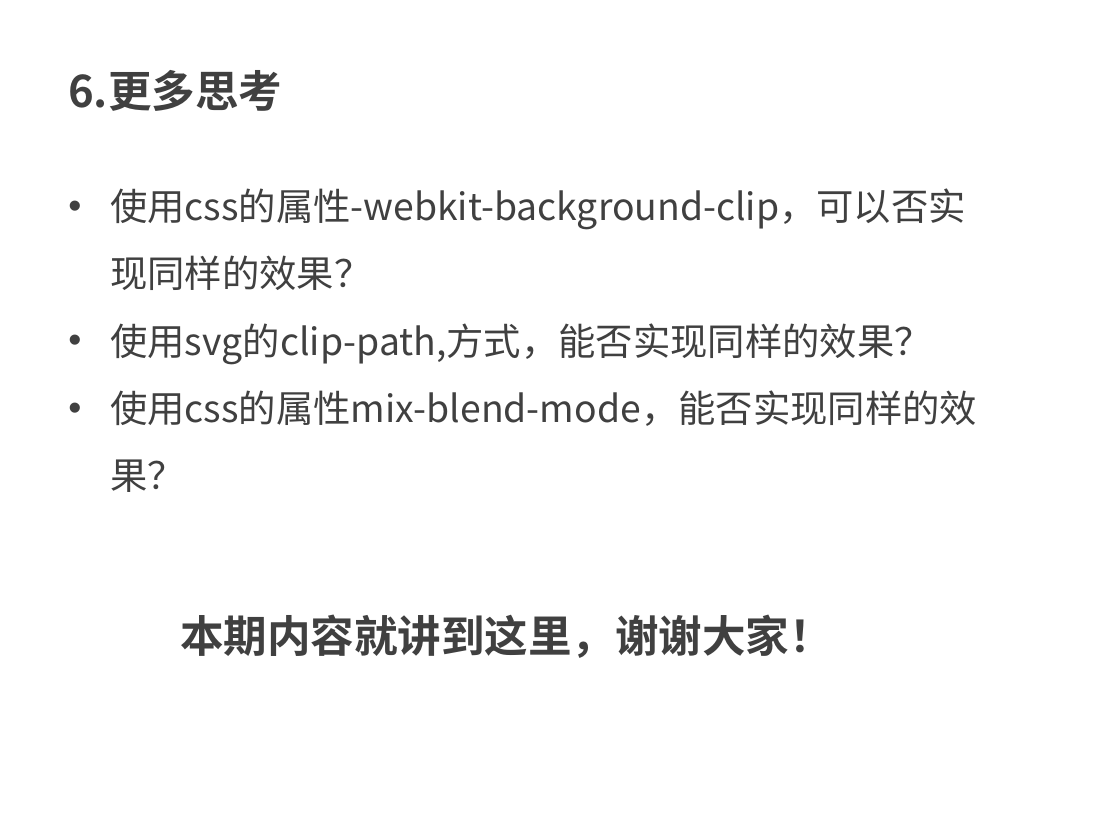
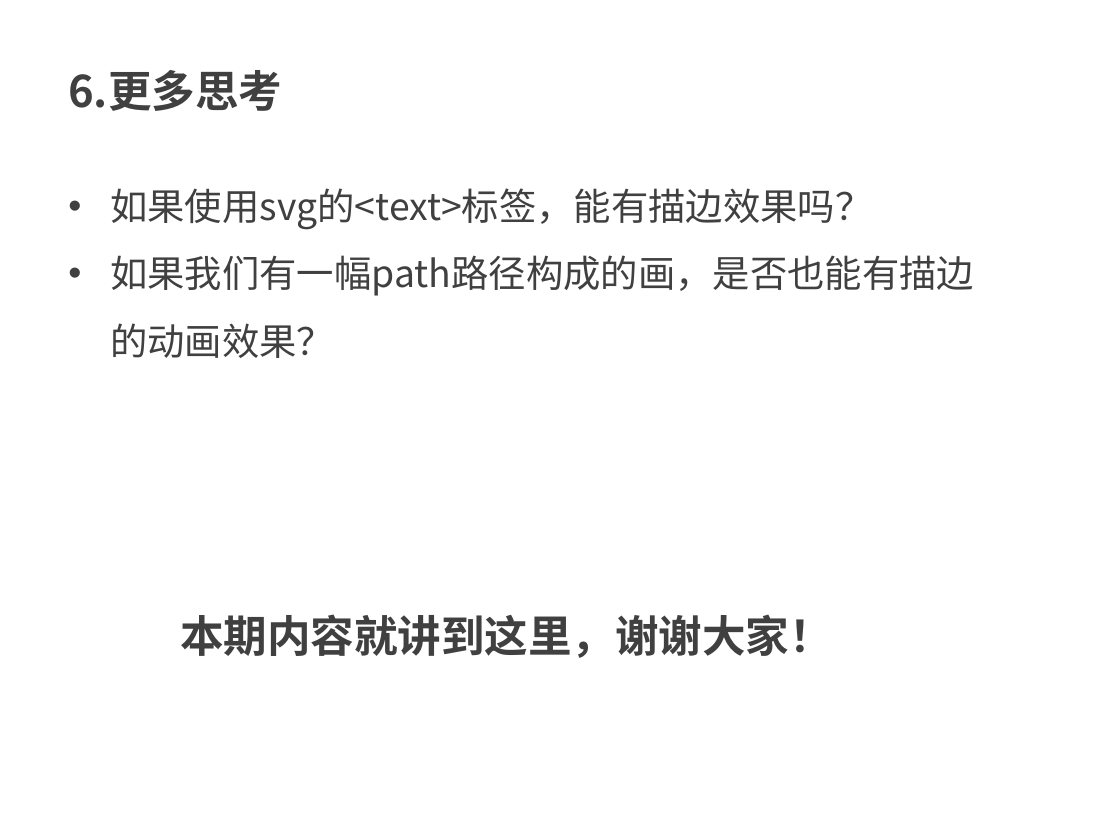
Before and after one commit to kong66/webAni, a slide deck: slide 27 of 9-svg-path-ani/svg-stroke-ani.pptx (slide 21 before the commit). Drawn at 1120x840 pixels with LibreOffice and Linux fonts; fonts in the diff are those of the drawing. Boxes give left, top, right and bottom in pixels: in the first picture for what was removed or moved away, otherwise in the second. Text is boxed around its words. In the diff, an @@ line names an element or a change of style, - is before the commit and + after.

```diff
--- a/9-svg-path-ani/svg-stroke-ani.pptx
+++ b/9-svg-path-ani/svg-stroke-ani.pptx
@@ text at <box>110,188,974,358</box>: text changed @@
-• 使用css的属性-webkit-background-clip，可以否实现同样的效果？
-• 使用svg的clip-path,方式，能否实现同样的效果？
-• 使用css的属性mix-blend-mode，能否实现同样的效果？
+• 如果使用svg的<text>标签，能有描边效果吗？
+• 如果我们有一幅path路径构成的画，是否也能有描边的动画效果？
```
Also in this commit, not shown: 9 other slides changed, 7 slides added, 1 slide removed, 6 other files.
